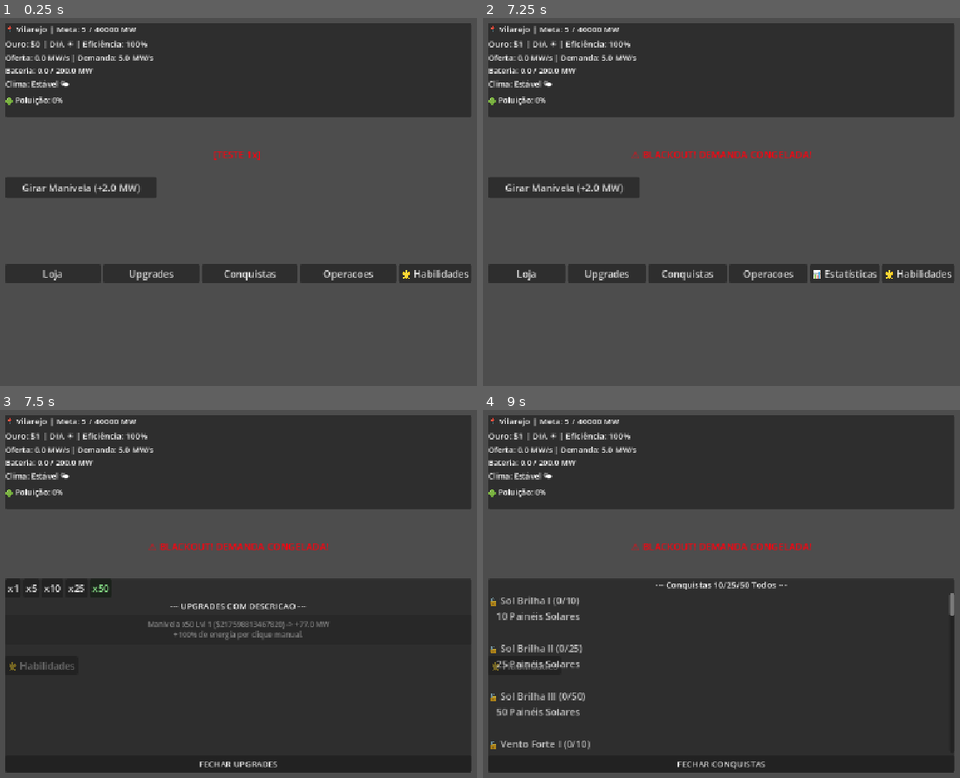
Above: before the commit, frames 1-4 (two rows, left to right).
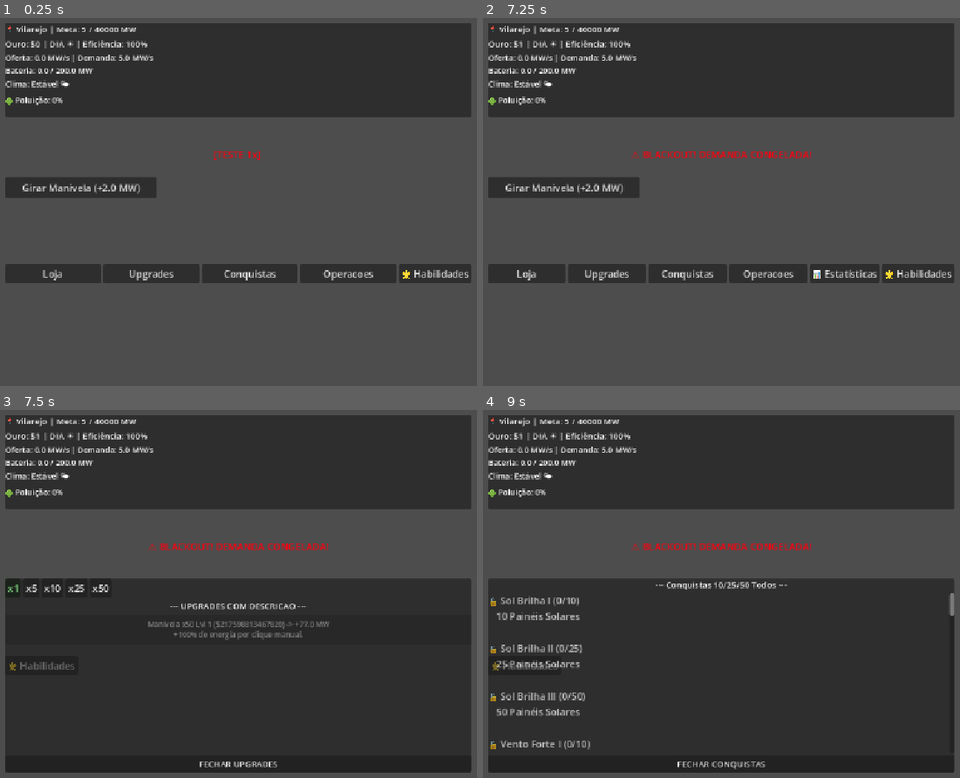
Above: after the commit, the same moments.

Repository: rafaeldeveloperbr-design/power-grid
Game: Godot game, scene res://main.tscn
Same seed, same stepped clock (60 frames per second), same inputs: the game is played once before the commit and once after it.
Inputs:
- Up to frame 1 (0.25 s): no input
- Up to frame 2 (7.25 s): click "Girar Manivela (+2.0 MW)" at 0.5 s; click "Loja" at 1.25 s; click "🌟 Habilidades" at 2 s; click "x1" at 2.75 s; click "x5" at 3.5 s; click "x10" at 4.25 s; click "x25" at 5 s; click "x50" at 5.75 s; click "FECHAR LOJA" at 6.5 s
- Up to frame 3 (7.5 s): click "Upgrades" at 7.25 s
- Up to frame 4 (9 s): click "FECHAR UPGRADES" at 8 s; click "Conquistas" at 8.75 s

Frames 1-2 are identical in both runs. In frame 3, less than 0.1% of the frame differs, in the area x 1-23%, y 47-50%; in frame 4, nothing differs.

Commit message:
ajuste botoes compras, separados por botoes

Diff:
--- a/main.gd
+++ b/main.gd
@@ -23,6 +23,8 @@
 var quantidade_compra: int = 1
 var hbox_quantidade_loja: HBoxContainer
 var hbox_quantidade_upgrades: HBoxContainer
+var quantidade_compra_manutencao: int = 1
+var hbox_quantidade_manutencao: HBoxContainer
 
 var eh_dia: bool = true
 var tempo_ciclo: int = 0
@@ -164,44 +166,59 @@
 
 
 func _criar_botoes_quantidade():
-	# Cria HBox para loja
+	var tipos_qtd = [1, 5, 10, 25, 50]
+
+	# ─── LOJA ───
 	hbox_quantidade_loja = HBoxContainer.new()
 	hbox_quantidade_loja.name = "HBoxQuantidade"
 
-	var tipos_qtd = [1, 5, 10, 25, 50]
 	for qtd in tipos_qtd:
 		var btn = Button.new()
 		btn.text = "x%d" % qtd
-		btn.pressed.connect(func(): _selecionar_quantidade(qtd))
+		btn.pressed.connect(func(): _selecionar_quantidade_loja(qtd))
 		if qtd == 1:
-			btn.modulate = Color(0.6, 1.0, 0.6)  # verde no selecionado
+			btn.modulate = Color(0.6, 1.0, 0.6)
 		hbox_quantidade_loja.add_child(btn)
 
-	# Adiciona no topo do painel de loja
 	if painel_loja:
 		var vbox_loja = painel_loja.get_node("VBoxContainer")
 		vbox_loja.add_child(hbox_quantidade_loja)
 		vbox_loja.move_child(hbox_quantidade_loja, 0)
 
-	# Cria HBox para upgrades (cópia)
+	# ─── UPGRADES ──
 	hbox_quantidade_upgrades = HBoxContainer.new()
 	hbox_quantidade_upgrades.name = "HBoxQuantidade"
 
 	for qtd in tipos_qtd:
 		var btn = Button.new()
 		btn.text = "x%d" % qtd
-		btn.pressed.connect(func(): _selecionar_quantidade(qtd))
+		btn.pressed.connect(func(): _selecionar_quantidade_upgrades(qtd))
 		if qtd == 1:
 			btn.modulate = Color(0.6, 1.0, 0.6)
 		hbox_quantidade_upgrades.add_child(btn)
 
-	# Adiciona no topo do painel de upgrades
 	if painel_upgrades:
 		var vbox_upgrades = painel_upgrades.get_node("VBoxContainer")
 		vbox_upgrades.add_child(hbox_quantidade_upgrades)
 		vbox_upgrades.move_child(hbox_quantidade_upgrades, 0)
 
-
+	# ─── MANUTENÇÃO (NOVO!) ───
+	hbox_quantidade_manutencao = HBoxContainer.new()
+	hbox_quantidade_manutencao.name = "HBoxQuantidadeManutencao"
+
+	for qtd in tipos_qtd:
+		var btn = Button.new()
+		btn.text = "x%d" % qtd
+		btn.pressed.connect(func(): _selecionar_quantidade_manutencao(qtd))
+		if qtd == 1:
+			btn.modulate = Color(0.6, 1.0, 0.6)
+		hbox_quantidade_manutencao.add_child(btn)
+
+	if painel_manutencao:
+		var vbox_manut = painel_manutencao.get_node("VBoxContainer")
+		vbox_manut.add_child(hbox_quantidade_manutencao)
+		# Coloca depois do título de poluição (índice 1 ou 2, ajuste conforme sua cena)
+		vbox_manut.move_child(hbox_quantidade_manutencao, 1)
 
 
 func _on_cidade_mudou():
@@ -232,30 +249,39 @@
 	if painel_manutencao and painel_manutencao.visible:
 		atualizar_manutencao()
 
-func _selecionar_quantidade(qtd: int):
+func _selecionar_quantidade_loja(qtd: int):
 	quantidade_compra = qtd
 
-	# Atualiza visual dos botões na loja IMEDIATAMENTE
 	if hbox_quantidade_loja:
 		for btn in hbox_quantidade_loja.get_children():
 			var btn_qtd = int(btn.text.substr(1))
-			if btn_qtd == qtd:
-				btn.modulate = Color(0.6, 1.0, 0.6)  # verde
-			else:
-				btn.modulate = Color(1.0, 1.0, 1.0)  # branco
-
-	# Atualiza visual dos botões nos upgrades IMEDIATAMENTE
+			btn.modulate = Color(0.6, 1.0, 0.6) if btn_qtd == qtd else Color(1.0, 1.0, 1.0)
+
+	atualizar_loja()
+
+
+func _selecionar_quantidade_upgrades(qtd: int):
+	quantidade_compra = qtd  # Upgrades compartilham a mesma variável da loja
+
 	if hbox_quantidade_upgrades:
 		for btn in hbox_quantidade_upgrades.get_children():
 			var btn_qtd = int(btn.text.substr(1))
-			if btn_qtd == qtd:
-				btn.modulate = Color(0.6, 1.0, 0.6)  # verde
-			else:
-				btn.modulate = Color(1.0, 1.0, 1.0)  # branco
-
-	# Atualiza os preços nos botões de compra IMEDIATAMENTE
-	atualizar_loja()
+			btn.modulate = Color(0.6, 1.0, 0.6) if btn_qtd == qtd else Color(1.0, 1.0, 1.0)
+
 	atualizar_upgrades()
+
+
+func _selecionar_quantidade_manutencao(qtd: int):
+	quantidade_compra_manutencao = qtd
+
+	if hbox_quantidade_manutencao:
+		for btn in hbox_quantidade_manutencao.get_children():
+			var btn_qtd = int(btn.text.substr(1))
+			btn.modulate = Color(0.6, 1.0, 0.6) if btn_qtd == qtd else Color(1.0, 1.0, 1.0)
+
+	# Atualiza os preços na manutenção
+	if painel_manutencao and painel_manutencao.visible:
+		atualizar_manutencao()
 
 func atualizar_labels_recurso():
 	var cap_max = GameState.calcular_capacidade_maxima()
@@ -920,7 +946,8 @@
 	_manut_btn_captura.text = "Captura Carbono ($%d) [%s]" % [int(GameState.get_preco("captura_carbono")), "ON" if GameState.captura_carbono_ativa else "OFF"]
 	_manut_btn_captura.disabled = not GameState.pode_comprar("captura_carbono")
 
-	_manut_btn_tec_amb.text = "🌿 Técnico Ambiental ($%d) Qtd: %d" % [int(GameState.get_preco("tecnico_ambiental")), GameState.tecnicos_ambientais]
+	var preco_tec_amb = GameState.calcular_preco_total("tecnico_ambiental", quantidade_compra_manutencao)
+	_manut_btn_tec_amb.text = "🌿 Técnico Ambiental x%d ($%d) Qtd: %d" % [quantidade_compra_manutencao, int(preco_tec_amb), GameState.tecnicos_ambientais]
 	_manut_btn_tec_amb.disabled = not GameState.pode_comprar("tecnico_ambiental")
 
 	# --- SAÚDE ---
@@ -945,7 +972,8 @@
 		total_geradores, GameState.tecnicos_manutencao, capacidade, eficiencia * 100.0, status, poder_total
 	]
 
-	_manut_btn_tecnico.text = "🔧 Contratar Técnico ($%d) Qtd: %d" % [int(GameState.get_preco("tecnico_manutencao")), GameState.tecnicos_manutencao]
+	var preco_tec_manut = GameState.calcular_preco_total("tecnico_manutencao", quantidade_compra_manutencao)
+	_manut_btn_tecnico.text = "🔧 Contratar Técnico x%d ($%d) Qtd: %d" % [quantidade_compra_manutencao, int(preco_tec_manut), GameState.tecnicos_manutencao]
 	_manut_btn_tecnico.disabled = not GameState.pode_comprar("tecnico_manutencao")
 
 	# Labels e botões de cada gerador
@@ -1177,7 +1205,12 @@
 		push_warning("SkillTreePanel não encontrado!")
 
 func _comprar(tipo: String):
-	var comprado = GameState.comprar_quantidade(tipo, quantidade_compra)
+	# Usa quantidade de manutenção para itens de manutenção
+	var qtd_a_comprar = quantidade_compra
+	if tipo in ["tecnico_manutencao", "tecnico_ambiental"]:
+		qtd_a_comprar = quantidade_compra_manutencao
+
+	var comprado = GameState.comprar_quantidade(tipo, qtd_a_comprar)
 
 	if comprado:
 		if achievement_manager:
